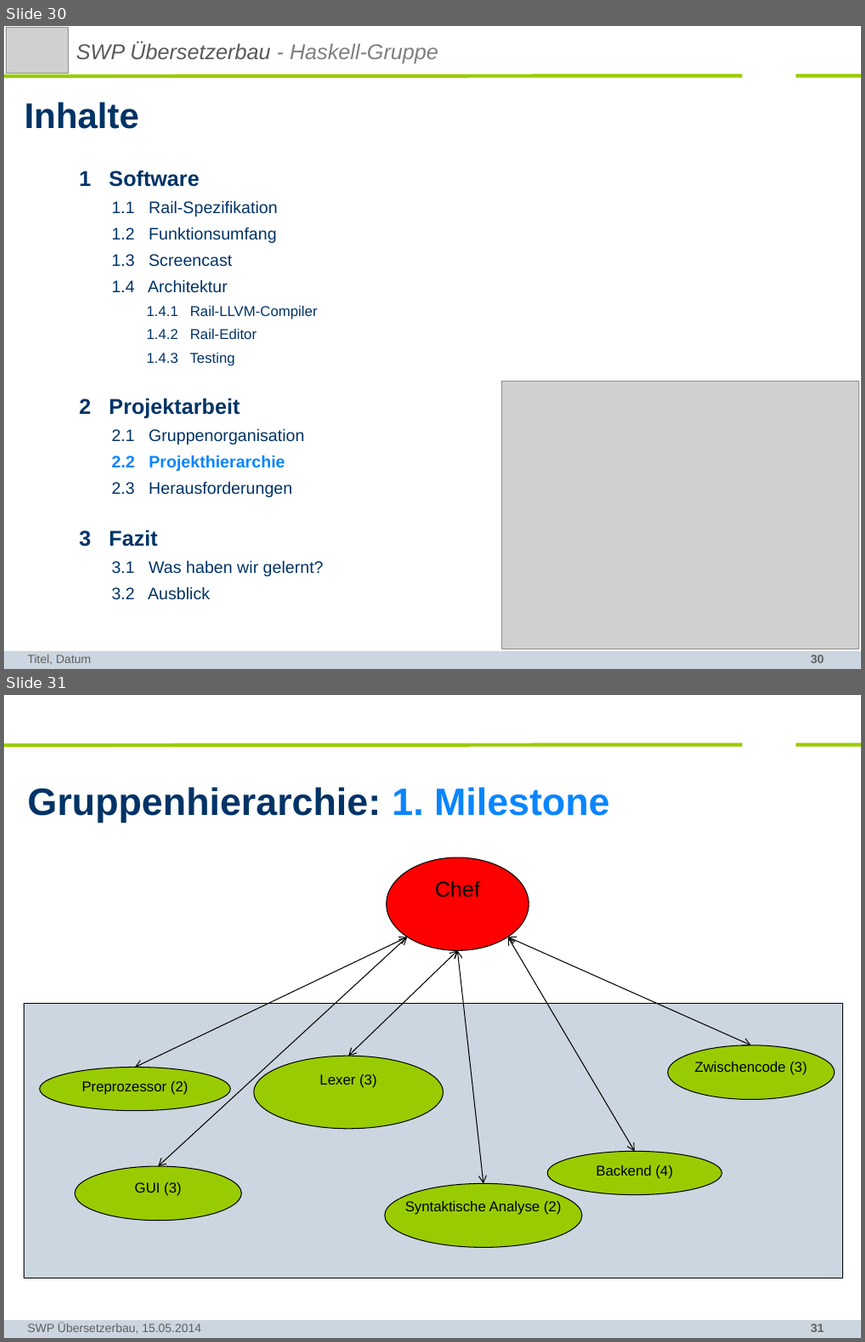
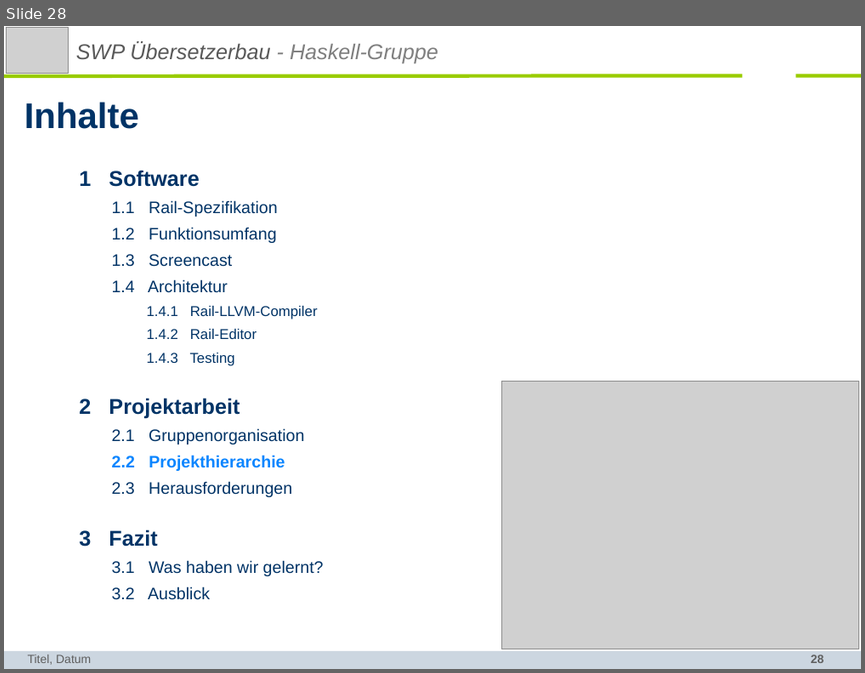
Before and after one commit to SWP-Ubau-SoSe2014-Haskell/SWPSoSe14, a slide deck: documentation/SWPSoSe14MS3.ppt. Shown one above the other, each under a label of ours: slides 30 and 31 before the commit, slide 28 after it. The pictures are 865x1342 and 865x673 pixels, drawn with LibreOffice and Linux fonts; fonts in the diff are those of the drawing; grey boxes stand for pictures; background and template pictures are left out. Boxes give left, top, right and bottom in pixels: in the first picture for what was removed or moved away, otherwise in the second. Text is boxed around its words. In the diff, an @@ line names an element or a change of style, - is before the commit and + after.

```diff
--- a/documentation/SWPSoSe14MS3.ppt
+++ b/documentation/SWPSoSe14MS3.ppt
@@ slide 31 removed at (4, 695, 861, 1338), background #FFFFFF; not listed: 4 template elements that a slide beside it also shows @@
@@ title removed at (28, 787, 610, 823) @@
-Gruppenhierarchie: 1. Milestone
@@ ellipse removed at (386, 858, 528, 951) @@
-Chef
@@ double arrow removed from (407, 936) to (135, 1066) @@
@@ double arrow removed from (408, 936) to (158, 1166) @@
@@ double arrow removed from (508, 936) to (635, 1151) @@
@@ double arrow removed from (508, 936) to (751, 1045) @@
@@ double arrow removed from (457, 950) to (348, 1055) @@
@@ double arrow removed from (457, 950) to (483, 1184) @@
@@ rectangle removed at (24, 1003, 843, 1277) @@
@@ ellipse removed at (667, 1045, 834, 1100) @@
-Zwischencode (3)
@@ ellipse removed at (39, 1066, 230, 1111) @@
-Preprozessor (2)
@@ ellipse removed at (253, 1055, 443, 1129) @@
-Lexer (3)
@@ ellipse removed at (547, 1151, 722, 1195) @@
-Backend (4)
@@ ellipse removed at (75, 1166, 241, 1220) @@
-GUI (3)
@@ ellipse removed at (385, 1184, 581, 1247) @@
-Syntaktische Analyse (2)
@@ text removed at (28, 1322, 201, 1333) @@
-SWP Übersetzerbau, 15.05.2014
@@ what was slide 30 is now slide 28 @@
@@ page number at (811, 654, 824, 663): text changed @@
-30
+28
```
Also in this commit, not shown: 3 slides changed, 4 other slides removed.
